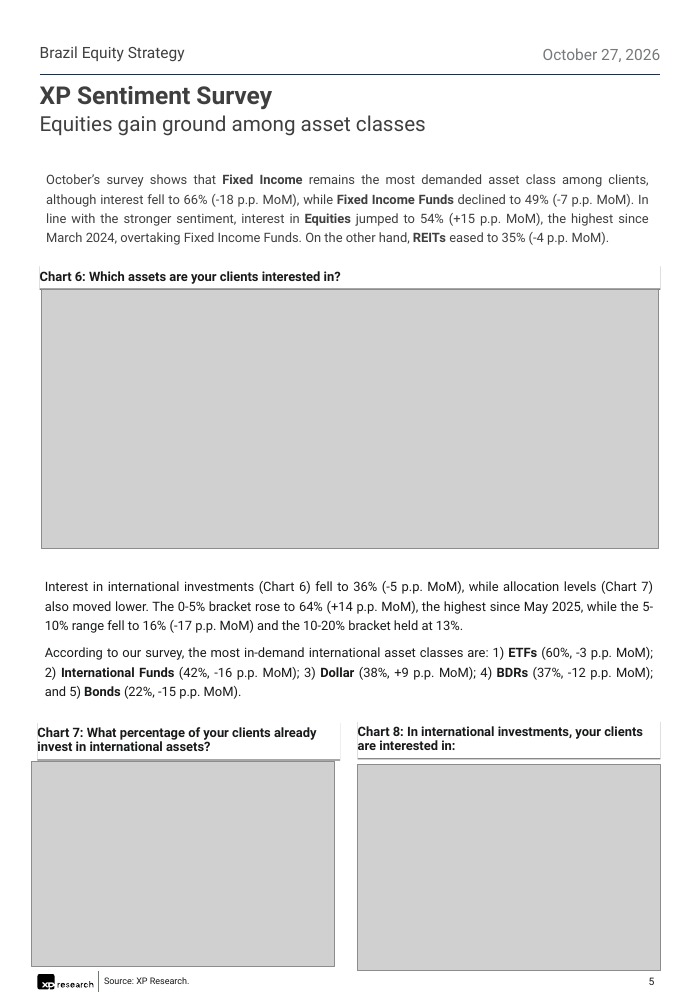
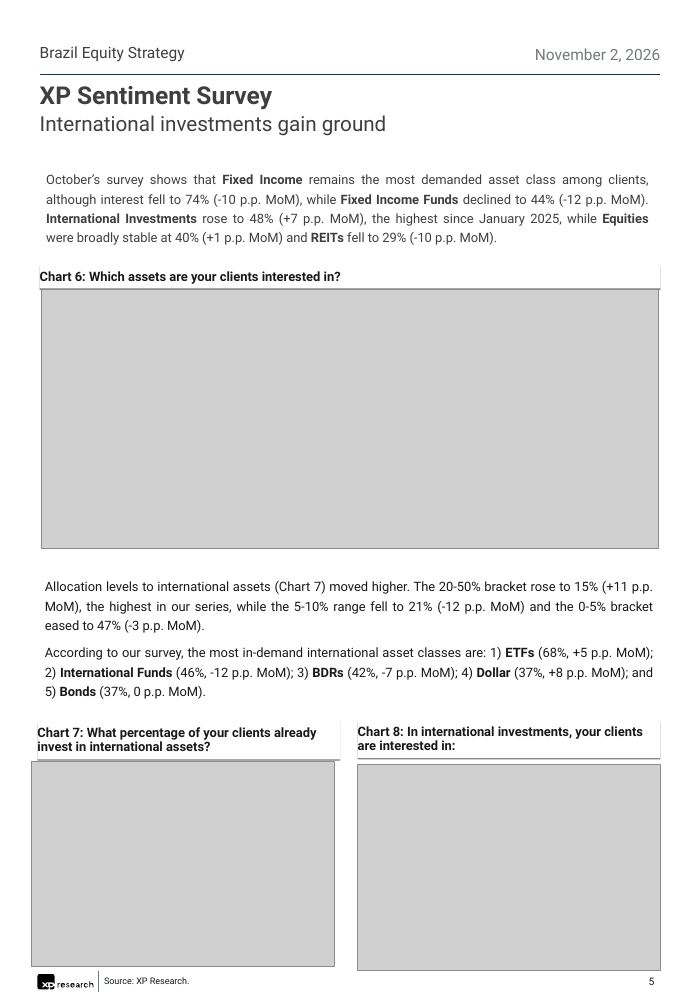
Before and after one commit to CaioLSouza/datasets, a slide deck: slide 5 of pesquisa_assessores_outubro_2026/XP IFAs Sentiment Survey - October 2026.pptx. Drawn at 698x1008 pixels with LibreOffice and Linux fonts; fonts in the diff are those of the drawing; grey boxes stand for pictures. Boxes give left, top, right and bottom in pixels: in the first picture for what was removed or moved away, otherwise in the second. Text is boxed around its words. In the diff, an @@ line names an element or a change of style, - is before the commit and + after.

```diff
--- a/pesquisa_assessores_outubro_2026/XP IFAs Sentiment Survey - October 2026.pptx
+++ b/pesquisa_assessores_outubro_2026/XP IFAs Sentiment Survey - October 2026.pptx
@@ text at box(535, 48, 660, 62): text changed @@
-October 27, 2026
+November 2, 2026
@@ text at box(40, 115, 387, 136): text changed @@
-Equities gain ground among asset classes
+International investments gain ground
@@ text at box(46, 174, 649, 245): text changed @@
-October’s survey shows that Fixed Income remains the most demanded asset class among clients, although interest fell to 66% (-18 p.p. MoM), while Fixed Income Funds declined to 49% (-7 p.p. MoM). In line with the stronger sentiment, interest in Equities jumped to 54% (+15 p.p. MoM), the highest since March 2024, overtaking Fixed Income Funds. On the other hand, REITs eased to 35% (-4 p.p. MoM).
+October’s survey shows that Fixed Income remains the most demanded asset class among clients, although interest fell to 74% (-10 p.p. MoM), while Fixed Income Funds declined to 44% (-12 p.p. MoM). International Investments rose to 48% (+7 p.p. MoM), the highest since January 2025, while Equities were broadly stable at 40% (+1 p.p. MoM) and REITs fell to 29% (-10 p.p. MoM).
@@ text at box(45, 581, 654, 699): text changed @@
-Interest in international investments (Chart 6) fell to 36% (-5 p.p. MoM), while allocation levels (Chart 7) also moved lower. The 0-5% bracket rose to 64% (+14 p.p. MoM), the highest since May 2025, while the 5-10% range fell to 16% (-17 p.p. MoM) and the 10-20% bracket held at 13%.
-According to our survey, the most in-demand international asset classes are: 1) ETFs (60%, -3 p.p. MoM); 2) International Funds (42%, -16 p.p. MoM); 3) Dollar (38%, +9 p.p. MoM); 4) BDRs (37%, -12 p.p. MoM); and 5) Bonds (22%, -15 p.p. MoM).
+Allocation levels to international assets (Chart 7) moved higher. The 20-50% bracket rose to 15% (+11 p.p. MoM), the highest in our series, while the 5-10% range fell to 21% (-12 p.p. MoM) and the 0-5% bracket eased to 47% (-3 p.p. MoM).
+According to our survey, the most in-demand international asset classes are: 1) ETFs (68%, +5 p.p. MoM); 2) International Funds (46%, -12 p.p. MoM); 3) BDRs (42%, -7 p.p. MoM); 4) Dollar (37%, +8 p.p. MoM); and 5) Bonds (37%, 0 p.p. MoM).
```
Also in this commit, not shown: 7 other slides changed, 3 other files.
